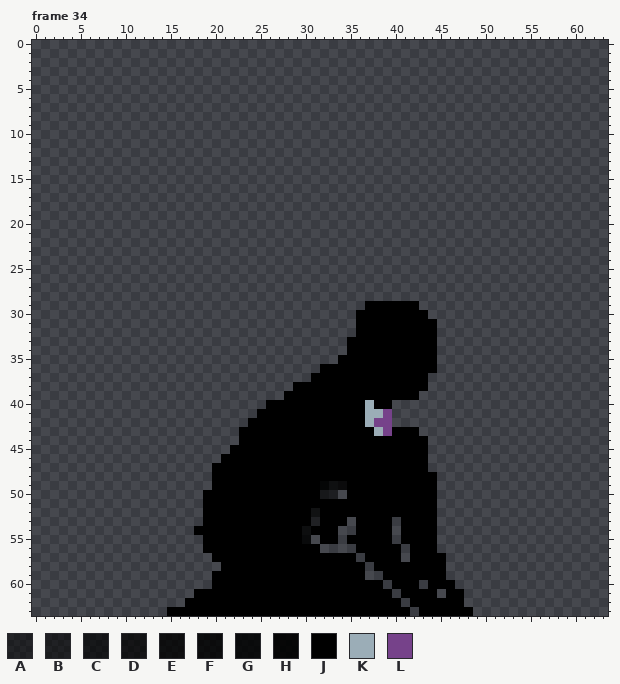
One commit to this pixel-art file: static/assets/images/main-character/main-character.aseprite. Above, as it was before the edit.
64x64 pixels, 39 frames. Colours within 5 levels of each other are drawn and written as one. Shown: frame 34. The commit also changed other frames, which this record leaves out.
Palette (. is transparent): A #0000007f  B #0000008a  C #000000aa  D #000000b4  E #000000c8  F #000000cf  G #000000d6  H #000000e7  J #000000  K #9badb7  L #76428a
Pixels before, frame 34 (only the part around the change), first column x 24:
36 ........JJJJJJJJJJJJJ.
37 .......JJJJJJJJJJJJJ..
38 .....JJJJJJJJJJJJJJJ..
39 ....JJJJJJJJJJJJJJJ...
40 ..JJJJJJJJJJJKJJ......
41 .JJJJJJJJJJJJKKL......
42 JJJJJJJJJJJJJKLL......
43 JJJJJJJJJJJJJJKLJJJ...
44 JJJJJJJJJJJJJJJJJJJJ..
45 JJJJJJJJJJJJJJJJJJJJ..
46 JJJJJJJJJJJJJJJJJJJJ..
47 JJJJJJJJJJJJJJJJJJJJ..
48 JJJJJJJJJJJJJJJJJJJJJ.
49 JJJJJJJJHEFJJJJJJJJJJ.
50 JJJJJJJJCA.JJJJJJJJJJ.
51 JJJJJJJJJJJJJJJJJJJJJ.
52 JJJJJJJDJJJJJJJJJJJJJ.
53 JJJJJJJBJJJ.JJJJ.JJJJ.
54 JJJJJJFJJJ..JJJJ.JJJJ.
55 JJJJJJG.JJ.JJJJJ.JJJJ.
56 JJJJJJJJ....JJJJJ.JJJ.
57 JJJJJJJJJJJJ.JJJJ.JJJJ
58 JJJJJJJJJJJJJ.JJJJJJJJ
59 JJJJJJJJJJJJJ..JJJJJJJ
60 JJJJJJJJJJJJJJJ.JJJ.JJ
61 JJJJJJJJJJJJJJJJ.JJJJ.
62 JJJJJJJJJJJJJJJJJ.JJJJ
63 JJJJJJJJJJJJJJJJJJ.JJJ
The result:
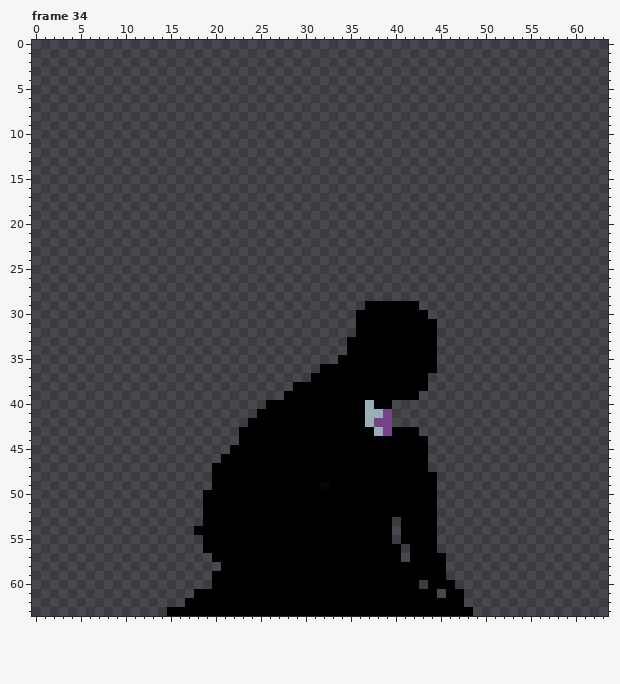
Changes in this commit:
Changed rows in their new state; - is an unchanged pixel.
Frame 34:
first column x 30:
49 ---JJ--------
50 --JJJ--------
52 -J-----------
53 -J---J-------
54 J---JJ-------
55 JJ--J--------
56 --JJJJ-------
57 ------J------
58 -------J-----
59 -------JJ----
60 ---------J---
61 ----------J--
62 -----------J-
63 ------------J
Boxes around the changes in both pictures, in picture pixels (x1, y1, x2, y2):
changed: (302, 481, 419, 616)
